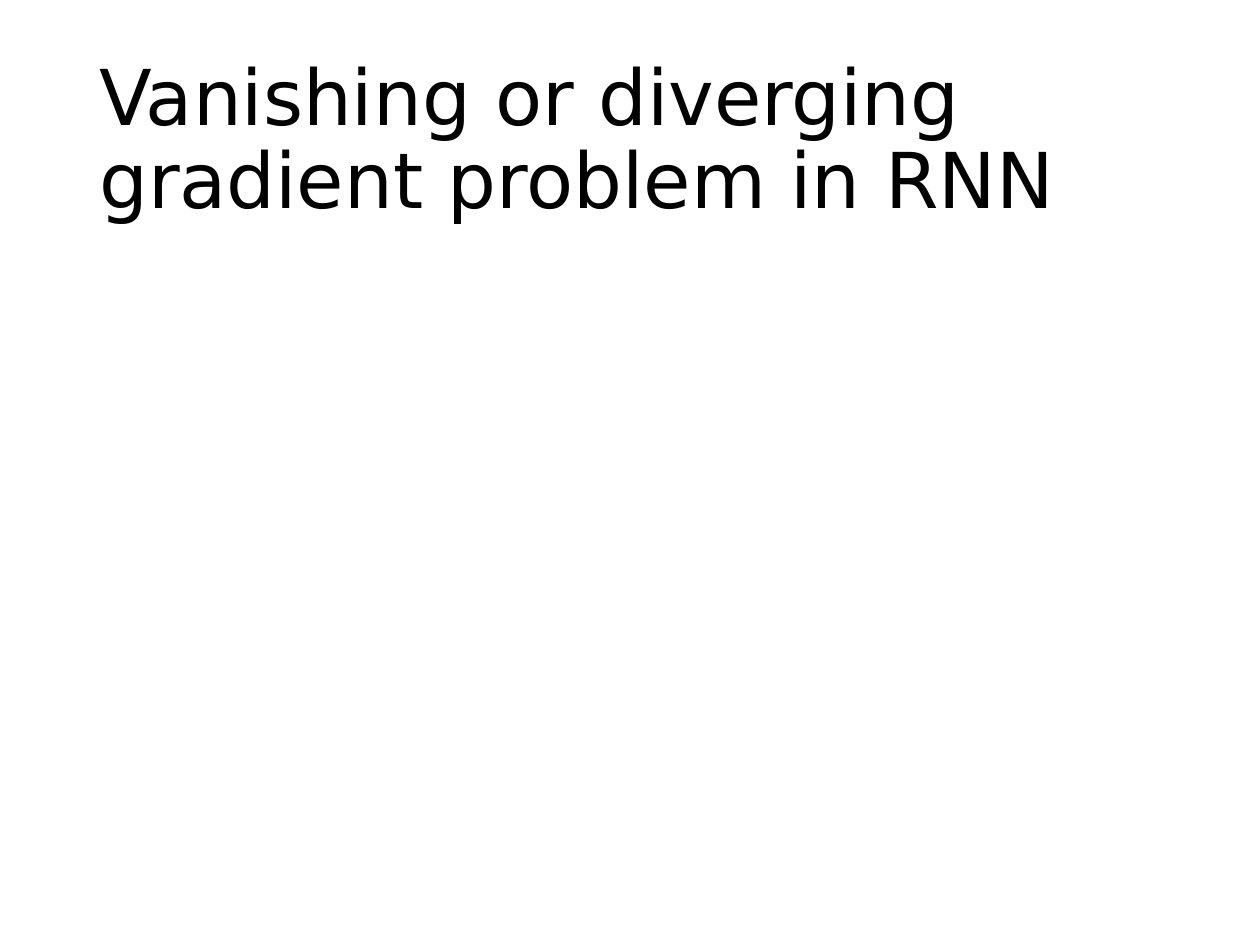
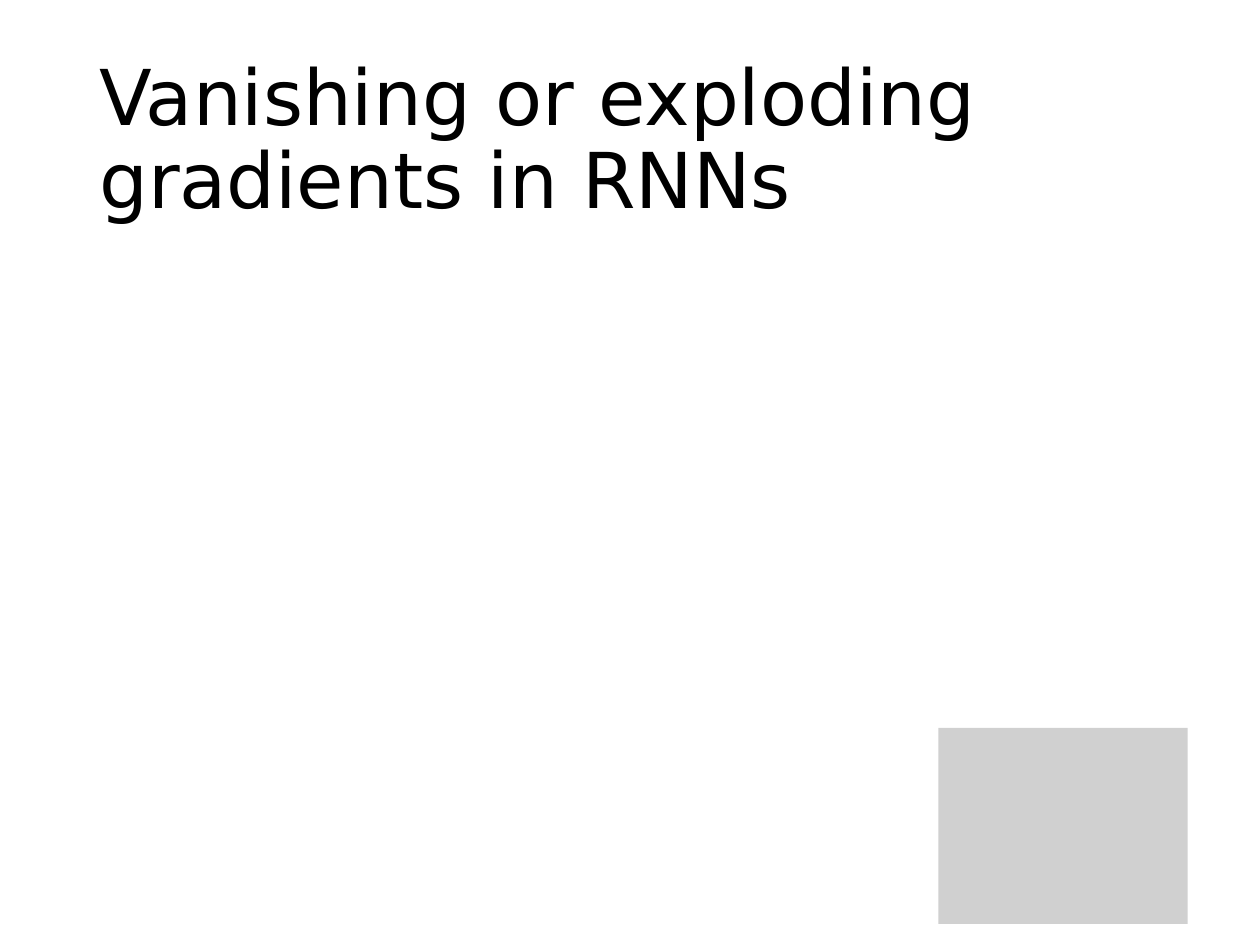
Before and after one commit to phywjs/phywjs.github.io, a slide deck: slide 13 of AIS5103/ML-slide-8.pptx (slide 11 before the commit). Drawn at 1260x945 pixels with LibreOffice and Linux fonts; fonts in the diff are those of the drawing; grey boxes stand for pictures. Boxes give left, top, right and bottom in pixels: in the first picture for what was removed or moved away, otherwise in the second. Text is boxed around its words. In the diff, an @@ line names an element or a change of style, - is before the commit and + after.

```diff
--- a/AIS5103/ML-slide-8.pptx
+++ b/AIS5103/ML-slide-8.pptx
@@ title at bbox=[99, 66, 975, 224]: text changed @@
-Vanishing or diverging gradient problem in RNN
+Vanishing or exploding gradients in RNNs
@@ picture added at bbox=[939, 728, 1188, 925] @@
```
Also in this commit, not shown: 9 other slides changed, 5 slides added, 2 other files.
